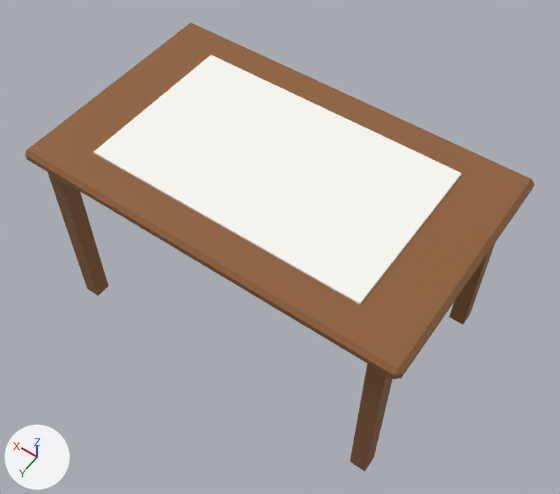
Before and after pictures for a commit that changed the glTF model assets/models/apartment/table.glb.
One viewpoint serves both versions: a 50 mm lens placed at (-1.012, 1.393, 2.549), pointed at (-0.024, 0.008, 0.374). The lights are fixed; the arrows at lower left show +X, +Y and +Z. The older version comes first. Vertices at exactly the same position are counted once.

Script lines for the objects in view, before the commit:
```python
me_cube_021 = bpy.data.meshes.new('Cube.021')
me_cube_021.from_pydata(...)  # 64 vertices, 104 faces; spans x -0.7..0.7, y -0.425..0.425, z 0.0..0.781
# faces by material slot: [92, 12]
me_cube_021.materials.append(mat_woodpolish)  # brown #906138
me_cube_021.materials.append(mat_lace)  # white #faf9f3
ob_table = bpy.data.objects.new('table', me_cube_021)
ob_table.location = (0.0, 0.0, 0.0)
```
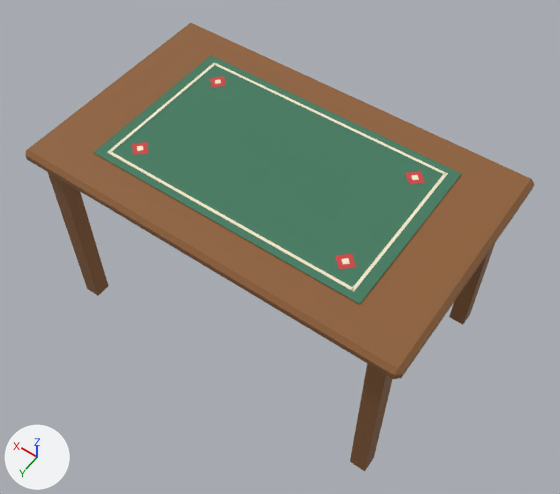
The change, as a list of edits to the scene's bpy script:
```text
Add mat_tableclothred:
    mat_tableclothred = principled_material('TableClothRed')
    mat_tableclothred.base_color = (0.62, 0.06, 0.06)  # red #ce4545
    mat_tableclothred.roughness = 0.95
Add mat_tableclothgreen:
    mat_tableclothgreen = principled_material('TableClothGreen')
    mat_tableclothgreen.base_color = (0.06, 0.2, 0.12)  # dark green #457c61
    mat_tableclothgreen.roughness = 0.95
Add mat_tableclothcream:
    mat_tableclothcream = principled_material('TableClothCream')
    mat_tableclothcream.base_color = (0.9, 0.82, 0.62)  # pale yellow #f3eace
    mat_tableclothcream.roughness = 0.95
Change me_cube_021:
    used by ob_table; location = (0.0, 0.0, 0.0)
    remove me_cube_021.from_pydata(...)  # 64 vertices, 104 faces; spans x -0.7..0.7, y -0.425..0.425, z 0.0..0.781
    add me_cube_021.from_pydata(...)  # 160 vertices, 248 faces; spans x -0.7..0.7, y -0.425..0.425, z 0.0..0.78
    me_cube_021 part 1: a new loose piece, a box spanning x -0.46..0.46, y -0.275..-0.265, z 0.775..0.7795, in mat_tableclothcream (pale yellow #f3eace)
    me_cube_021 part 2: a new loose piece, a box spanning x -0.46..0.46, y 0.265..0.275, z 0.775..0.7795, in mat_tableclothcream (pale yellow #f3eace)
    me_cube_021 part 3: a new loose piece, a box spanning x -0.465..-0.455, y -0.275..0.275, z 0.775..0.7795, in mat_tableclothcream (pale yellow #f3eace)
    me_cube_021 part 4: a new loose piece, a box spanning x 0.455..0.465, y -0.275..0.275, z 0.775..0.7795, in mat_tableclothcream (pale yellow #f3eace)
    me_cube_021 part 5
    4 vertices in x -0.5..0.5, y -0.3..0.3, z 0.781 move by (0.0, 0.0, -0.002)
    32 vertices are added at x -0.425..0.425, y -0.235..0.235, z 0.775
    32 new vertices lie (0.0, 0.0, 0.005) away from vertices in x -0.425..0.425, y -0.235..0.235, z 0.775
    48 new faces join them, mat_tableclothcream (pale yellow #f3eace)
    48 new faces join them, mat_tableclothred (red #ce4545)
    me_cube_021 part 6: 12 faces spanning x -0.5..0.5, y -0.3..0.3, z 0.775..0.779 switch from mat_lace (white #faf9f3) to mat_tableclothgreen (dark green #457c61)
    add me_cube_021.materials.append(mat_tableclothcream)  # pale yellow #f3eace
    add me_cube_021.materials.append(mat_tableclothred)  # red #ce4545
```

Boxes (x1, y1, x2, y2) around the edits, measured in the pictures (560 x 494 px):
part 1 of me_cube_021, added: after (214, 63, 445, 174)
part 2 of me_cube_021, added: after (109, 151, 353, 290)
part 3 of me_cube_021, added: after (351, 172, 448, 292)
part 4 of me_cube_021, added: after (107, 62, 216, 153)
part 5 of me_cube_021, reshaped: after (132, 76, 425, 270)
part 6 of me_cube_021, recoloured (white to dark green): (94, 55, 461, 305) in both
